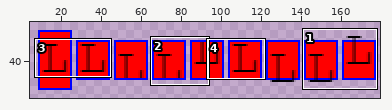
Sprite sheet: tests/TestFiles/Skia/Controls/TextBlock/RestrictedHeight_VerticalAlign.expected.png. Above, an overview of the earlier version with the close-up marked.
Close-up. As it was:
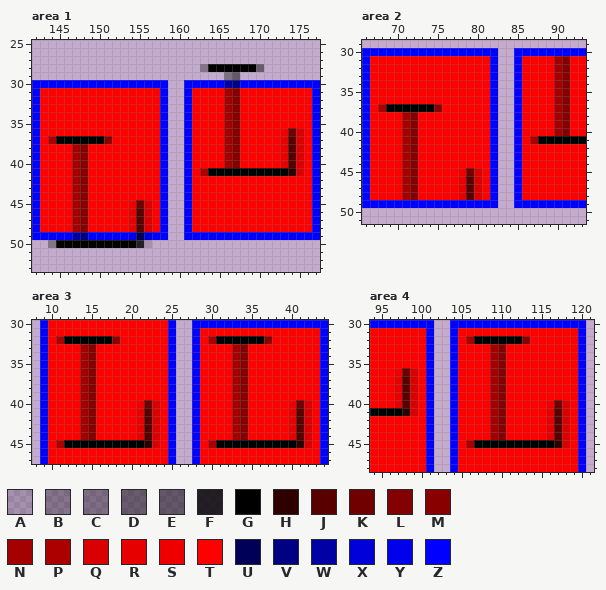
The file is 180x80 pixels. Colours within 5 levels of each other are drawn and written as one. Shown: area 1: x 142..177, y 25..53; area 2: x 66..93, y 29..51; area 3: x 8..44, y 30..47; area 4: x 94..121, y 30..48. The wide view leaves out empty margins. The commit also changed other parts of the picture, which this record leaves out.
Palette (. is transparent): A #00000027  B #00000053  C #0000005b  D #00000076  E #0000007d  F #000000d0  G #000000  H #2f0000  J #580000  K #700000  L #820000  M #890000  N #a40000  P #ac0000  Q #d80000  R #e70000  S #ef0000  T #ff0000  U #000058  V #000082  W #0000a4  X #0000d8  Y #0000ec  Z #0000ff
After:
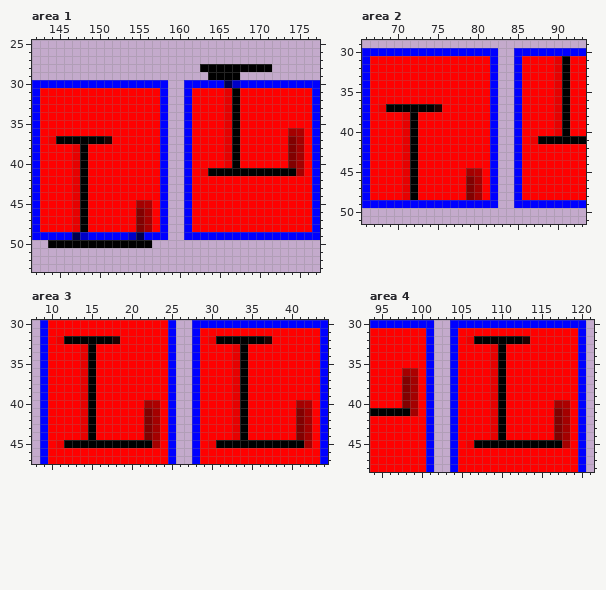
The exact change:
@@ palette @@
-M #890000
+M #1f0000
-V #000082
+V #0000c7
-W #0000a4
+W #00004f
--- area 1
@@ x 142..177 @@
 27 ....................................
-28 .....................BGGGGGGD.......
-29 ........................CE..........
+28 .....................GGGGGGGGG......
+29 ......................GGGG..........
 30 ZZZZZZZZZZZZZZZZZ..ZZZZZWVZZZZZZZZZZ
-31 ZTTTTTTTTTTTTTTTZ..ZTTTTNLTTTTTTTTTZ
-32 ZTTTTTTTTTTTTTTTZ..ZTTTTNLTTTTTTTTTZ
-33 ZTTTTTTTTTTTTTTTZ..ZTTTTNLTTTTTTTTTZ
-34 ZTTTTTTTTTTTTTTTZ..ZTTTTNLTTTTTTTTTZ
-35 ZTTTTTTTTTTTTTTTZ..ZTTTTNLTTTTTTTTTZ
-36 ZTTTTTTTTTTTTTTTZ..ZTTTTNLTTTTTSKQTZ
-37 ZTPGGGGGGMTTTTTTZ..ZTTTTNLTTTTTRJQTZ
-38 ZTTTTNLTTTTTTTTTZ..ZTTTTNLTTTTTRJQTZ
-39 ZTTTTNLTTTTTTTTTZ..ZTTTTNLTTTTTRJQTZ
-40 ZTTTTNLTTTTTTTTTZ..ZTTTTNLTTTTTRJQTZ
-41 ZTTTTNLTTTTTTTTTZ..ZTPGGGGGGGGGGHQTZ
-42 ZTTTTNLTTTTTTTTTZ..ZTTTTTTTTTTTTTTTZ
-43 ZTTTTNLTTTTTTTTTZ..ZTTTTTTTTTTTTTTTZ
-44 ZTTTTNLTTTTTTTTTZ..ZTTTTTTTTTTTTTTTZ
-45 ZTTTTNLTTTTTSKQTZ..ZTTTTTTTTTTTTTTTZ
-46 ZTTTTNLTTTTTRJQTZ..ZTTTTTTTTTTTTTTTZ
-47 ZTTTTNLTTTTTRJQTZ..ZTTTTTTTTTTTTTTTZ
-48 ZTTTTNLTTTTTRJQTZ..ZTTTTTTTTTTTTTTTZ
-49 ZZZZZWVZZZZZYUXZZ..ZZZZZZZZZZZZZZZZZ
-50 ..BGGGGGGGGGGFA.....................
+31 ZTTTTTTTTTTTTTTTZ..ZTTTTRGTTTTTTTTTZ
+32 ZTTTTTTTTTTTTTTTZ..ZTTTTRGTTTTTTTTTZ
+33 ZTTTTTTTTTTTTTTTZ..ZTTTTRGTTTTTTTTTZ
+34 ZTTTTTTTTTTTTTTTZ..ZTTTTRGTTTTTTTTTZ
+35 ZTTTTTTTTTTTTTTTZ..ZTTTTRGTTTTTTTTTZ
+36 ZTTTTTTTTTTTTTTTZ..ZTTTTRGTTTTTTNPTZ
+37 ZTSGGGGGGMTTTTTTZ..ZTTTTRGTTTTTTLNTZ
+38 ZTTTTRGTTTTTTTTTZ..ZTTTTRGTTTTTTLNTZ
+39 ZTTTTRGTTTTTTTTTZ..ZTTTTRGTTTTTTLNTZ
+40 ZTTTTRGTTTTTTTTTZ..ZTTTTRGTTTTTTLNTZ
+41 ZTTTTRGTTTTTTTTTZ..ZTSGGGGGGGGGGGNTZ
+42 ZTTTTRGTTTTTTTTTZ..ZTTTTTTTTTTTTTTTZ
+43 ZTTTTRGTTTTTTTTTZ..ZTTTTTTTTTTTTTTTZ
+44 ZTTTTRGTTTTTTTTTZ..ZTTTTTTTTTTTTTTTZ
+45 ZTTTTRGTTTTTTNPTZ..ZTTTTTTTTTTTTTTTZ
+46 ZTTTTRGTTTTTTLNTZ..ZTTTTTTTTTTTTTTTZ
+47 ZTTTTRGTTTTTTLNTZ..ZTTTTTTTTTTTTTTTZ
+48 ZTTTTRGTTTTTTLNTZ..ZTTTTTTTTTTTTTTTZ
+49 ZZZZZWVZZZZZVWZZZ..ZZZZZZZZZZZZZZZZZ
+50 ..GGGGGGGGGGGGG.....................
 51 ....................................
--- area 2
@@ x 66..93 @@
 30 ZZZZZZZZZZZZZZZZZ..ZZZZZZZZZ
-31 ZTTTTTTTTTTTTTTTZ..ZTTTTNLTT
-32 ZTTTTTTTTTTTTTTTZ..ZTTTTNLTT
-33 ZTTTTTTTTTTTTTTTZ..ZTTTTNLTT
-34 ZTTTTTTTTTTTTTTTZ..ZTTTTNLTT
-35 ZTTTTTTTTTTTTTTTZ..ZTTTTNLTT
-36 ZTTTTTTTTTTTTTTTZ..ZTTTTNLTT
-37 ZTPGGGGGGMTTTTTTZ..ZTTTTNLTT
-38 ZTTTTNLTTTTTTTTTZ..ZTTTTNLTT
-39 ZTTTTNLTTTTTTTTTZ..ZTTTTNLTT
-40 ZTTTTNLTTTTTTTTTZ..ZTTTTNLTT
-41 ZTTTTNLTTTTTTTTTZ..ZTPGGGGGG
-42 ZTTTTNLTTTTTTTTTZ..ZTTTTTTTT
-43 ZTTTTNLTTTTTTTTTZ..ZTTTTTTTT
-44 ZTTTTNLTTTTTTTTTZ..ZTTTTTTTT
-45 ZTTTTNLTTTTTSKQTZ..ZTTTTTTTT
-46 ZTTTTNLTTTTTRJQTZ..ZTTTTTTTT
-47 ZTTTTNLTTTTTRJQTZ..ZTTTTTTTT
-48 ZTTTTNLTTTTTRJQTZ..ZTTTTTTTT
+31 ZTTTTTTTTTTTTTTTZ..ZTTTTRGTT
+32 ZTTTTTTTTTTTTTTTZ..ZTTTTRGTT
+33 ZTTTTTTTTTTTTTTTZ..ZTTTTRGTT
+34 ZTTTTTTTTTTTTTTTZ..ZTTTTRGTT
+35 ZTTTTTTTTTTTTTTTZ..ZTTTTRGTT
+36 ZTTTTTTTTTTTTTTTZ..ZTTTTRGTT
+37 ZTSGGGGGGMTTTTTTZ..ZTTTTRGTT
+38 ZTTTTRGTTTTTTTTTZ..ZTTTTRGTT
+39 ZTTTTRGTTTTTTTTTZ..ZTTTTRGTT
+40 ZTTTTRGTTTTTTTTTZ..ZTTTTRGTT
+41 ZTTTTRGTTTTTTTTTZ..ZTSGGGGGG
+42 ZTTTTRGTTTTTTTTTZ..ZTTTTTTTT
+43 ZTTTTRGTTTTTTTTTZ..ZTTTTTTTT
+44 ZTTTTRGTTTTTTTTTZ..ZTTTTTTTT
+45 ZTTTTRGTTTTTTNPTZ..ZTTTTTTTT
+46 ZTTTTRGTTTTTTLNTZ..ZTTTTTTTT
+47 ZTTTTRGTTTTTTLNTZ..ZTTTTTTTT
+48 ZTTTTRGTTTTTTLNTZ..ZTTTTTTTT
 49 ZZZZZZZZZZZZZZZZZ..ZZZZZZZZZ
--- area 3
@@ x 8..44 @@
 31 .ZTTTTTTTTTTTTTTTZ..ZTTTTTTTTTTTTTTTZ
-32 .ZTPGGGGGGMTTTTTTZ..ZTPGGGGGGMTTTTTTZ
-33 .ZTTTTNLTTTTTTTTTZ..ZTTTTNLTTTTTTTTTZ
-34 .ZTTTTNLTTTTTTTTTZ..ZTTTTNLTTTTTTTTTZ
-35 .ZTTTTNLTTTTTTTTTZ..ZTTTTNLTTTTTTTTTZ
-36 .ZTTTTNLTTTTTTTTTZ..ZTTTTNLTTTTTTTTTZ
-37 .ZTTTTNLTTTTTTTTTZ..ZTTTTNLTTTTTTTTTZ
-38 .ZTTTTNLTTTTTTTTTZ..ZTTTTNLTTTTTTTTTZ
-39 .ZTTTTNLTTTTTTTTTZ..ZTTTTNLTTTTTTTTTZ
-40 .ZTTTTNLTTTTTSKQTZ..ZTTTTNLTTTTTSKQTZ
-41 .ZTTTTNLTTTTTRJQTZ..ZTTTTNLTTTTTRJQTZ
-42 .ZTTTTNLTTTTTRJQTZ..ZTTTTNLTTTTTRJQTZ
-43 .ZTTTTNLTTTTTRJQTZ..ZTTTTNLTTTTTRJQTZ
-44 .ZTTTTNLTTTTTRJQTZ..ZTTTTNLTTTTTRJQTZ
-45 .ZTPGGGGGGGGGGHQTZ..ZTPGGGGGGGGGGHQTZ
+32 .ZTSGGGGGGMTTTTTTZ..ZTSGGGGGGMTTTTTTZ
+33 .ZTTTTRGTTTTTTTTTZ..ZTTTTRGTTTTTTTTTZ
+34 .ZTTTTRGTTTTTTTTTZ..ZTTTTRGTTTTTTTTTZ
+35 .ZTTTTRGTTTTTTTTTZ..ZTTTTRGTTTTTTTTTZ
+36 .ZTTTTRGTTTTTTTTTZ..ZTTTTRGTTTTTTTTTZ
+37 .ZTTTTRGTTTTTTTTTZ..ZTTTTRGTTTTTTTTTZ
+38 .ZTTTTRGTTTTTTTTTZ..ZTTTTRGTTTTTTTTTZ
+39 .ZTTTTRGTTTTTTTTTZ..ZTTTTRGTTTTTTTTTZ
+40 .ZTTTTRGTTTTTTNPTZ..ZTTTTRGTTTTTTNPTZ
+41 .ZTTTTRGTTTTTTLNTZ..ZTTTTRGTTTTTTLNTZ
+42 .ZTTTTRGTTTTTTLNTZ..ZTTTTRGTTTTTTLNTZ
+43 .ZTTTTRGTTTTTTLNTZ..ZTTTTRGTTTTTTLNTZ
+44 .ZTTTTRGTTTTTTLNTZ..ZTTTTRGTTTTTTLNTZ
+45 .ZTSGGGGGGGGGGGNTZ..ZTSGGGGGGGGGGGNTZ
 46 .ZTTTTTTTTTTTTTTTZ..ZTTTTTTTTTTTTTTTZ
--- area 4
@@ x 94..121 @@
 31 TTTTTTTZ..ZTTTTTTTTTTTTTTTZ.
-32 TTTTTTTZ..ZTPGGGGGGMTTTTTTZ.
-33 TTTTTTTZ..ZTTTTNLTTTTTTTTTZ.
-34 TTTTTTTZ..ZTTTTNLTTTTTTTTTZ.
-35 TTTTTTTZ..ZTTTTNLTTTTTTTTTZ.
-36 TTTSKQTZ..ZTTTTNLTTTTTTTTTZ.
-37 TTTRJQTZ..ZTTTTNLTTTTTTTTTZ.
-38 TTTRJQTZ..ZTTTTNLTTTTTTTTTZ.
-39 TTTRJQTZ..ZTTTTNLTTTTTTTTTZ.
-40 TTTRJQTZ..ZTTTTNLTTTTTSKQTZ.
-41 GGGGHQTZ..ZTTTTNLTTTTTRJQTZ.
-42 TTTTTTTZ..ZTTTTNLTTTTTRJQTZ.
-43 TTTTTTTZ..ZTTTTNLTTTTTRJQTZ.
-44 TTTTTTTZ..ZTTTTNLTTTTTRJQTZ.
-45 TTTTTTTZ..ZTPGGGGGGGGGGHQTZ.
+32 TTTTTTTZ..ZTSGGGGGGMTTTTTTZ.
+33 TTTTTTTZ..ZTTTTRGTTTTTTTTTZ.
+34 TTTTTTTZ..ZTTTTRGTTTTTTTTTZ.
+35 TTTTTTTZ..ZTTTTRGTTTTTTTTTZ.
+36 TTTTNPTZ..ZTTTTRGTTTTTTTTTZ.
+37 TTTTLNTZ..ZTTTTRGTTTTTTTTTZ.
+38 TTTTLNTZ..ZTTTTRGTTTTTTTTTZ.
+39 TTTTLNTZ..ZTTTTRGTTTTTTTTTZ.
+40 TTTTLNTZ..ZTTTTRGTTTTTTNPTZ.
+41 GGGGGNTZ..ZTTTTRGTTTTTTLNTZ.
+42 TTTTTTTZ..ZTTTTRGTTTTTTLNTZ.
+43 TTTTTTTZ..ZTTTTRGTTTTTTLNTZ.
+44 TTTTTTTZ..ZTTTTRGTTTTTTLNTZ.
+45 TTTTTTTZ..ZTSGGGGGGGGGGGNTZ.
 46 TTTTTTTZ..ZTTTTTTTTTTTTTTTZ.
